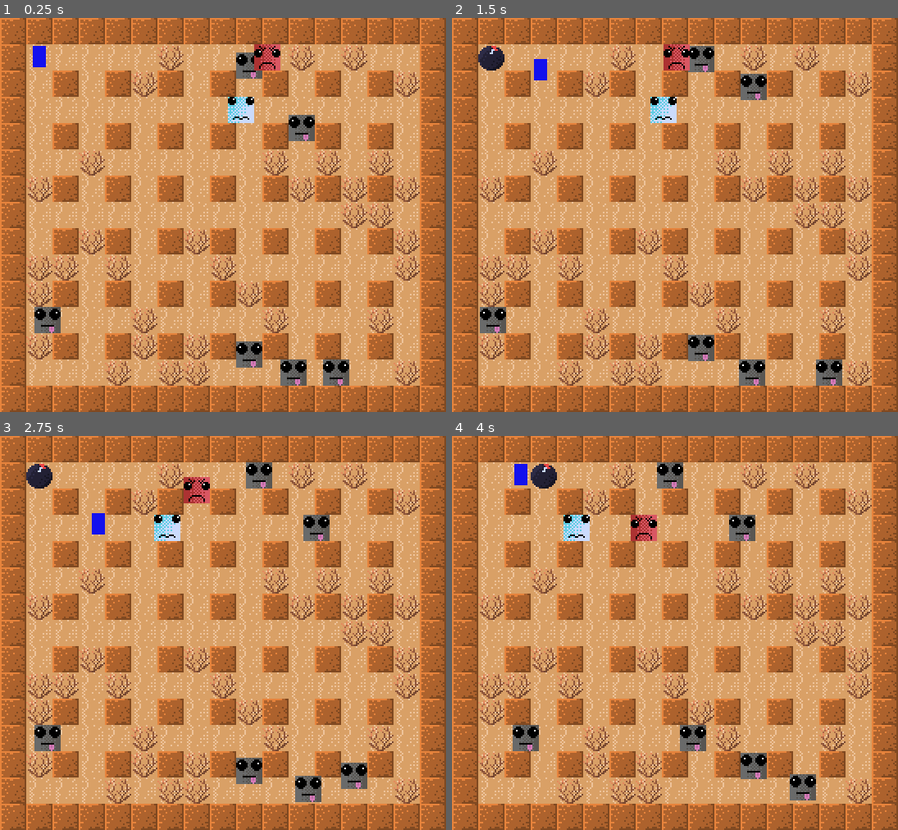
Above: before the commit, frames 1-4 (two rows, left to right).
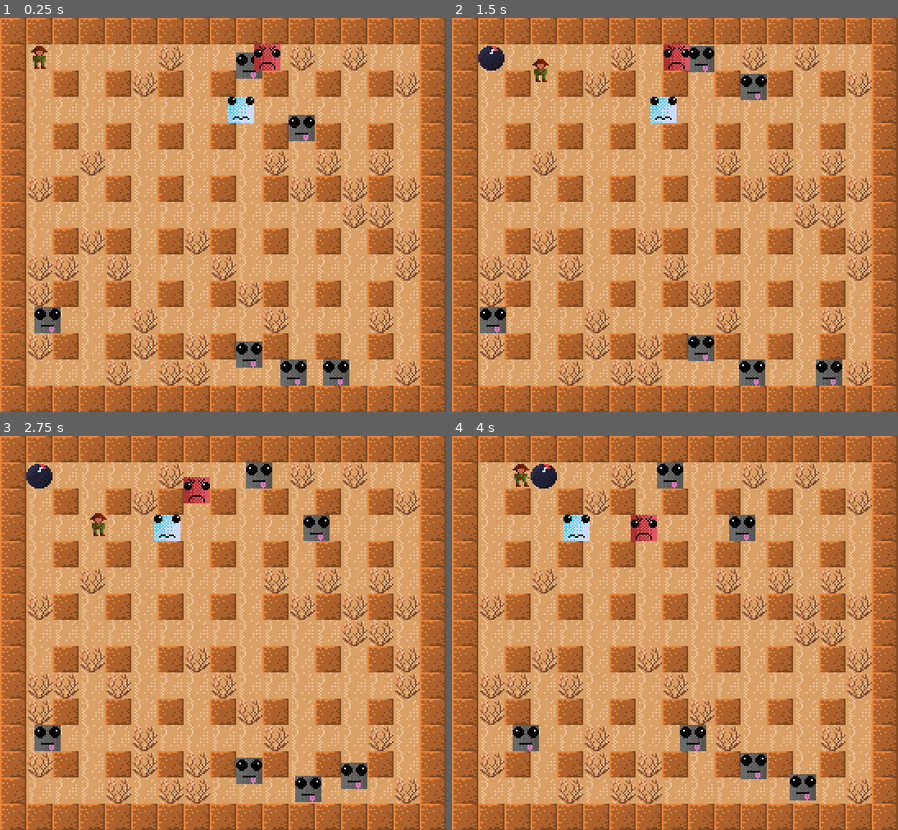
Above: after the commit, the same moments.

Repository: adrianofelix019/bomberman-clone
Game: Godot game, scene res://scenes/main_game.tscn
Two runs of this game, one before a commit and one after it. Both use one fixed random seed, a clock stepped at 60 frames per second and the inputs below.
Inputs:
- Up to frame 1 (0.25 s): no input
- Up to frame 2 (1.5 s): hold Right (ui_right) 0.53-1.28 s; hold K (place_bomb) 0.53-1.28 s; hold Down (ui_down) from 1.28 s (still down); tap K (place_bomb) at 1.35 s
- Up to frame 3 (2.75 s): release Down (ui_down) at 2.03 s; hold Right (ui_right) from 2.03 s (still down); hold K (place_bomb) from 2.03 s (still down)
- Up to frame 4 (4 s): release Right (ui_right) at 2.78 s; release K (place_bomb) at 2.78 s; hold Up (ui_up) 2.78-3.53 s; tap K (place_bomb) at 2.85 s; hold Left (ui_left) from 3.53 s (still down); hold K (place_bomb) from 3.53 s (still down)

The runs differ from the first frame. In frame 1, 0.2% of the frame differs, in the area x 6-11%, y 7-13%; in frame 2, 0.2%; in frame 3, 0.2%; in frame 4, 0.2%, in the area x 13-18%, y 7-13%.

Commit message:
add char animation test

Diff:
--- a/scenes/bomber_guy.tscn
+++ b/scenes/bomber_guy.tscn
@@ -1,10 +1,34 @@
 [gd_scene format=3 uid="uid://dwgkcn1q65034"]
 
 [ext_resource type="Script" uid="uid://b51lccwe4f245" path="res://scripts/bomber_guy.gd" id="1_6id5c"]
-[ext_resource type="Texture2D" uid="uid://cn3sto06ti3at" path="res://assets/temp/char.png" id="2_8tdku"]
+[ext_resource type="Texture2D" uid="uid://cylwi232kpq6v" path="res://assets/temp/char-export.png" id="2_6id5c"]
+[ext_resource type="Texture2D" uid="uid://bqtow5hboikcb" path="res://assets/temp/char-export1.png" id="3_dijjm"]
+[ext_resource type="Texture2D" uid="uid://c7kva5ec3d8ts" path="res://assets/temp/char-export2.png" id="4_gea43"]
+[ext_resource type="Texture2D" uid="uid://dicxl31bkr7ou" path="res://assets/temp/char-export3.png" id="5_eog2b"]
+[ext_resource type="Texture2D" uid="uid://ke3ut4sve0re" path="res://assets/temp/char-export4.png" id="6_kgcn0"]
 
 [sub_resource type="RectangleShape2D" id="RectangleShape2D_ec6vt"]
 size = Vector2(8, 13)
+
+[sub_resource type="SpriteFrames" id="SpriteFrames_ec6vt"]
+animations = [{
+"frames": [{
+"duration": 1.0,
+"texture": ExtResource("3_dijjm")
+}, {
+"duration": 1.0,
+"texture": ExtResource("4_gea43")
+}, {
+"duration": 1.0,
+"texture": ExtResource("5_eog2b")
+}, {
+"duration": 1.0,
+"texture": ExtResource("6_kgcn0")
+}],
+"loop": 1,
+"name": &"default",
+"speed": 5.0
+}]
 
 [node name="BomberGuy" type="CharacterBody2D" unique_id=421491110 groups=["player"]]
 z_index = 2
@@ -13,10 +37,16 @@
 script = ExtResource("1_6id5c")
 
 [node name="Sprite2D" type="Sprite2D" parent="." unique_id=1102614886]
-position = Vector2(2.9802322e-08, -0.50000006)
-scale = Vector2(0.49999997, 0.81249994)
-texture = ExtResource("2_8tdku")
+visible = false
+position = Vector2(1.1324883e-06, -1.0000002)
+scale = Vector2(1.125, 1.1249999)
+texture = ExtResource("2_6id5c")
 
 [node name="CollisionShape2D" type="CollisionShape2D" parent="." unique_id=1432681212]
 position = Vector2(0, -0.5)
 shape = SubResource("RectangleShape2D_ec6vt")
+
+[node name="AnimatedSprite2D" type="AnimatedSprite2D" parent="." unique_id=339783779]
+sprite_frames = SubResource("SpriteFrames_ec6vt")
+frame = 1
+frame_progress = 0.32274032
--- a/scripts/bomber_guy.gd
+++ b/scripts/bomber_guy.gd
@@ -33,6 +33,11 @@
 		"ui_up",
 		"ui_down"
 	)
+
+	if direction != Vector2.ZERO:
+		$AnimatedSprite2D.play("default")
+	else:
+		$AnimatedSprite2D.stop()
 
 	velocity = direction * SPEED
 
Binary file added: assets/temp/char-export.png
Not shown, added: assets/temp/char-export.png.import
Binary file added: assets/temp/char-export1.png
Not shown, added: assets/temp/char-export1.png.import
Binary file added: assets/temp/char-export2.png
Not shown, changed: assets/temp/char-export2.png.import
Binary file added: assets/temp/char-export3.png
Not shown, added: assets/temp/char-export3.png.import
Binary file added: assets/temp/char-export4.png
Not shown, added: assets/temp/char-export4.png.import
Binary file removed: assets/temp/char.png
